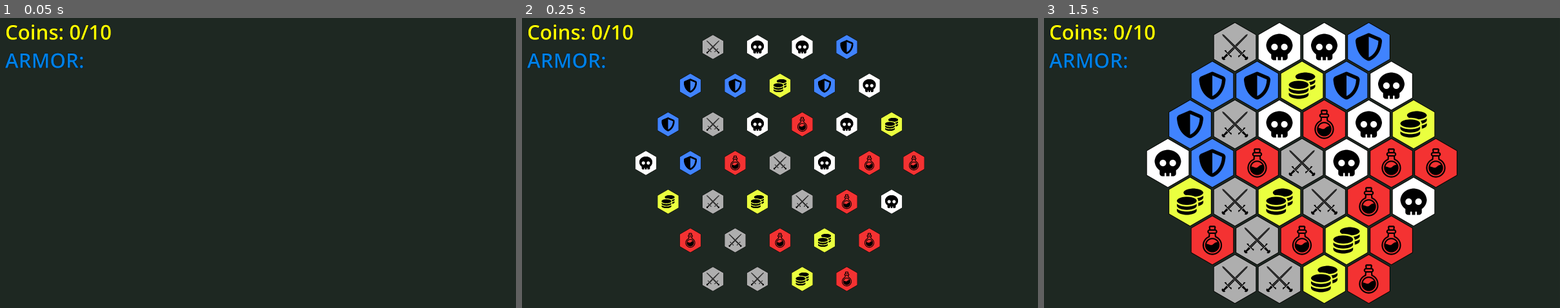
Above: before the commit, frames 1-3 (left to right).
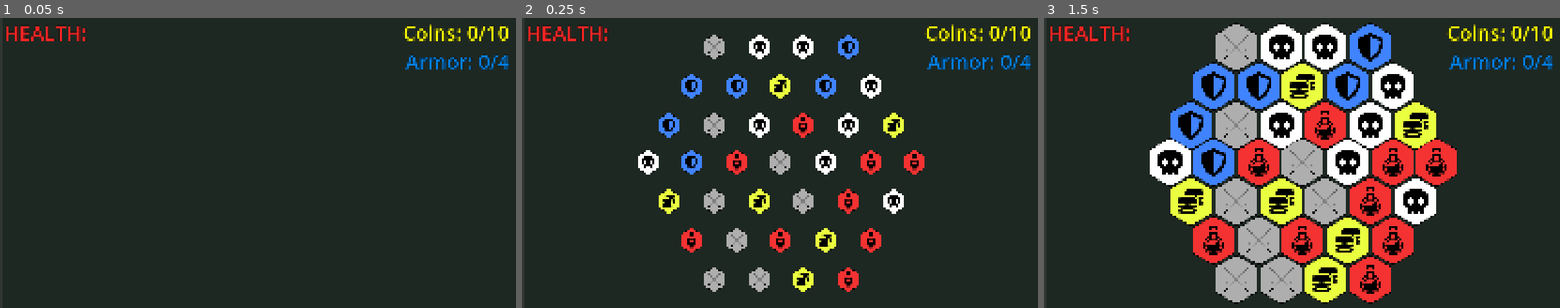
Above: after the commit, the same moments.

Repository: saateos/Hex
Game: Godot game, scene res://Scenes/main.tscn
The game is run twice, just before and just after one commit, with the same random seed, the same clock (stepped at 60 frames per second) and the same inputs.
Inputs (mouse positions are in pixels of both pictures, inside the frame that each line leads up to):
- Up to frame 1 (0.05 s): no input
- Up to frame 2 (0.25 s): no input
- Up to frame 3 (1.5 s): move the mouse to (1415, 148) at 0.52 s; press the mouse at (1415, 148) at 0.53 s; tap Enter at 1.25 s; move the mouse to (1198, 177) at 1.27 s; release the mouse at (1198, 177) at 1.28 s; click (1198, 177) at 1.35 s

The runs differ from the first frame. In frame 1, 1.9% of the frame differs, in the area x 1-99%, y 2-18%; in frame 2, 6.4%; in frame 3, 13%, in the area x 1-99%, y 1-99%.

Commit message:
ui
чуть поделали и хватит)))

Diff:
--- a/Scenes/main.tscn
+++ b/Scenes/main.tscn
@@ -1,11 +1,12 @@
-[gd_scene load_steps=7 format=3 uid="uid://bw5lxb6pg3igs"]
+[gd_scene load_steps=8 format=3 uid="uid://bw5lxb6pg3igs"]
 
 [ext_resource type="Script" uid="uid://bkf6vt5kylni3" path="res://Scripts/camera.gd" id="1_8gbba"]
 [ext_resource type="Script" uid="uid://bv0xmvd4vis7i" path="res://Scripts/game_logic.gd" id="1_21xkr"]
 [ext_resource type="Script" uid="uid://tmx2fxbm3com" path="res://Scripts/grid.gd" id="1_jjgbg"]
 [ext_resource type="Script" uid="uid://ddf6gmpfpt0jj" path="res://Scripts/panel.gd" id="2_kry3j"]
-[ext_resource type="Script" uid="uid://dmagkvckoqlno" path="res://Scripts/coins_count.gd" id="3_8gbba"]
+[ext_resource type="Script" uid="uid://dmagkvckoqlno" path="res://Scripts/coin_count.gd" id="3_8gbba"]
 [ext_resource type="LabelSettings" uid="uid://ch17ktlsmcjti" path="res://Resources/label_settings.tres" id="4_jjvhh"]
+[ext_resource type="Script" uid="uid://brmrbs5wickyg" path="res://Scripts/shield.gd" id="6_6bp64"]
 
 [node name="Main" type="Control"]
 layout_mode = 3
@@ -37,32 +38,51 @@
 anchor_right = 1.0
 anchor_bottom = 1.0
 offset_left = 25.0
+offset_right = -25.0
 grow_horizontal = 2
 grow_vertical = 2
+alignment = 1
 
-[node name="VBoxContainer" type="VBoxContainer" parent="Panel/HBoxContainer"]
+[node name="Left" type="VBoxContainer" parent="Panel/HBoxContainer"]
+layout_mode = 2
+size_flags_horizontal = 2
+
+[node name="Health" type="AspectRatioContainer" parent="Panel/HBoxContainer/Left"]
 layout_mode = 2
 
-[node name="Coins" type="AspectRatioContainer" parent="Panel/HBoxContainer/VBoxContainer" groups=["CoinGr"]]
+[node name="Label" type="Label" parent="Panel/HBoxContainer/Left/Health"]
+self_modulate = Color(1, 0.141176, 0.137255, 1)
 layout_mode = 2
-alignment_horizontal = 0
+text = "HEALTH:"
+label_settings = ExtResource("4_jjvhh")
+
+[node name="Right" type="VBoxContainer" parent="Panel/HBoxContainer"]
+layout_mode = 2
+size_flags_horizontal = 10
+
+[node name="Coin" type="AspectRatioContainer" parent="Panel/HBoxContainer/Right" groups=["CoinGr"]]
+layout_mode = 2
+alignment_horizontal = 2
 script = ExtResource("3_8gbba")
 
-[node name="display" type="Label" parent="Panel/HBoxContainer/VBoxContainer/Coins"]
+[node name="display" type="Label" parent="Panel/HBoxContainer/Right/Coin"]
 modulate = Color(1, 1, 0, 1)
 layout_mode = 2
 text = "COINS:"
 label_settings = ExtResource("4_jjvhh")
+horizontal_alignment = 2
 
-[node name="Shields" type="AspectRatioContainer" parent="Panel/HBoxContainer/VBoxContainer"]
+[node name="Shield" type="AspectRatioContainer" parent="Panel/HBoxContainer/Right" groups=["ShieldGr"]]
 layout_mode = 2
-alignment_horizontal = 0
+alignment_horizontal = 2
+script = ExtResource("6_6bp64")
 
-[node name="display" type="Label" parent="Panel/HBoxContainer/VBoxContainer/Shields"]
+[node name="display" type="Label" parent="Panel/HBoxContainer/Right/Shield"]
 modulate = Color(0, 0.498039, 0.894118, 1)
 layout_mode = 2
 text = "ARMOR:"
 label_settings = ExtResource("4_jjvhh")
+horizontal_alignment = 2
 
 [node name="grid" type="Node2D" parent="."]
 script = ExtResource("1_jjgbg")
--- a/Scripts/coins_count.gd
+++ b/Scripts/coin_count.gd
@@ -1,5 +1,4 @@
-extends Container
-class_name CoinCount
+extends AspectRatioContainer
 var current_value : int = 0
 var max_value : int = 10
 var worth : int = 1
@@ -7,7 +6,7 @@
 func _ready() -> void:
 	get_child(0).text = "Coins: " + str(current_value) + "/" + str(max_value)
 
-func update_coins():
+func coin_update():
 	current_value = current_value + worth
 	if current_value >= max_value:
 		current_value = abs(max_value - current_value)
--- a/Scripts/game_logic.gd
+++ b/Scripts/game_logic.gd
@@ -1,14 +1,8 @@
 extends Node2D
 
-# Called when the node enters the scene tree for the first time.
-func _ready() -> void:
-	pass
 
-
-# Called every frame. 'delta' is the elapsed time since the previous frame.
-func _process(delta: float) -> void:
-	pass
-
-func if_is_type(type: String):
+func if_type(type: String):
 	if type == "coin":
-		get_tree().call_group("CoinGr", "update_coins")
+		get_tree().call_group("CoinGr", "coin_update")
+	if type == "shield":
+		get_tree().call_group("ShieldGr", "shield_update")
--- a/Scripts/hex.gd
+++ b/Scripts/hex.gd
@@ -22,4 +22,4 @@
 
 
 func _on_tree_exiting() -> void:
-	current_tree.call_group("GameLogic", "if_is_type", hex_type)
+	current_tree.call_group("GameLogic", "if_type", hex_type)
--- /dev/null
+++ b/Scripts/shield.gd
@@ -0,0 +1,13 @@
+extends AspectRatioContainer
+var current_value : int = 0
+var max_value : int = 4
+var worth : int = 1
+var text
+func _ready() -> void:
+	get_child(0).text = "Armor: " + str(current_value) + "/" + str(max_value)
+
+func shield_update():
+	current_value = current_value + worth
+	if current_value >= max_value:
+		current_value = max_value
+	self.get_child(0).text = "Armor: " + str(current_value) + "/" + str(max_value)
--- a/project.godot
+++ b/project.godot
@@ -25,7 +25,7 @@
 window/size/viewport_height=720
 window/size/window_width_override=640
 window/size/window_height_override=360
-window/stretch/mode="viewport"
+window/stretch/mode="canvas_items"
 window/stretch/aspect="keep_width"
 window/stretch/scale=0.5
 
Renamed: Scripts/coins_count.gd.uid -> Scripts/coin_count.gd.uid
Not shown, added: Scripts/shield.gd.uid
